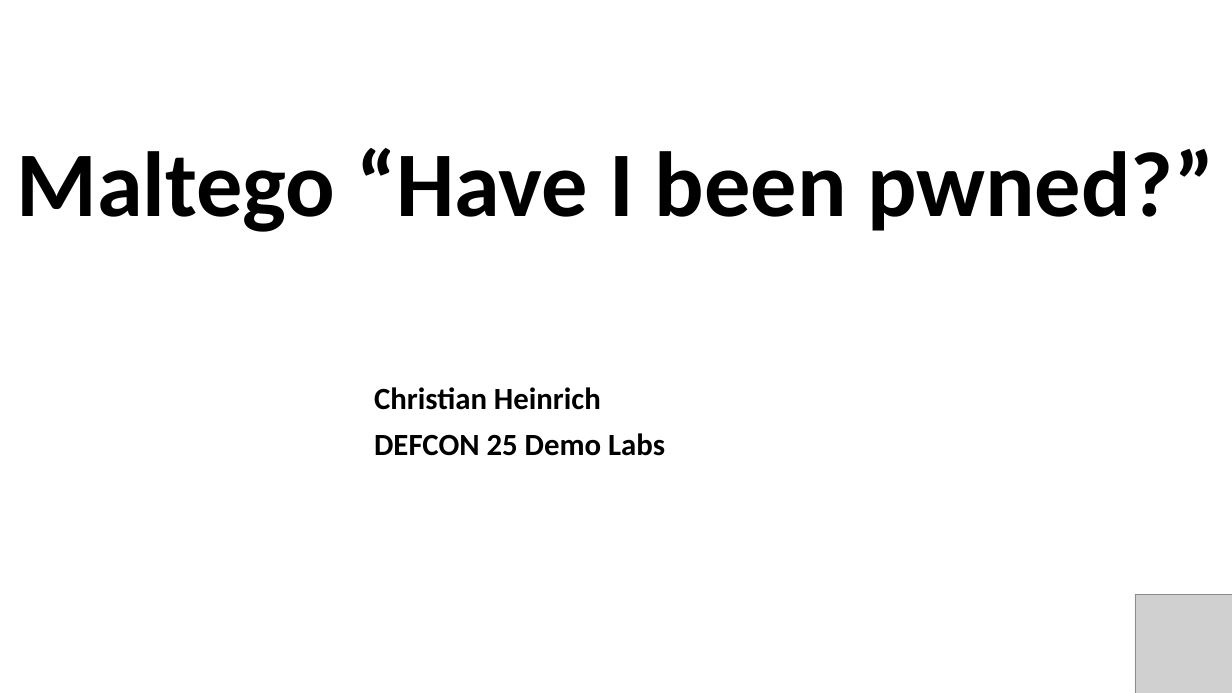
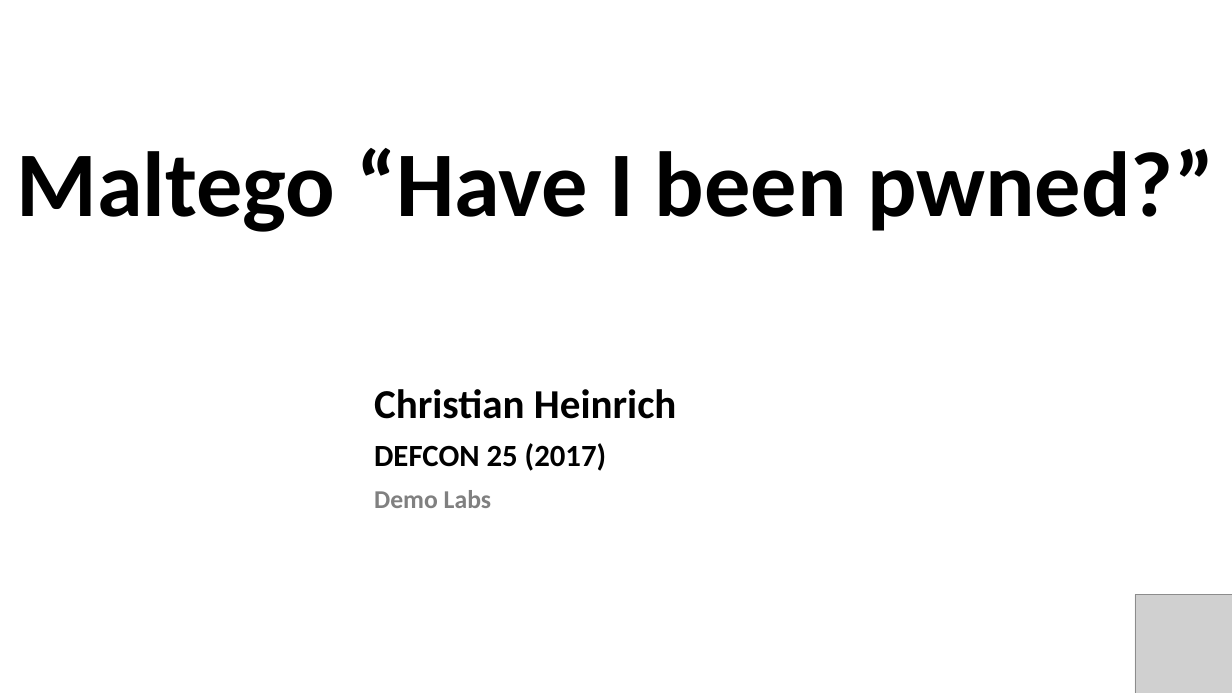
Before and after one commit to cmlh/Maltego-haveibeenpwned, a slide deck: slide 1 of Presentation/Maltego_haveibeenpwned-Presentation-Christian_Heinrich.pptx. Drawn at 1232x693 pixels with LibreOffice and Linux fonts; fonts in the diff are those of the drawing; grey boxes stand for pictures. Boxes give left, top, right and bottom in pixels: in the first picture for what was removed or moved away, otherwise in the second. Text is boxed around its words. In the diff, an @@ line names an element or a change of style, - is before the commit and + after.

```diff
--- a/Presentation/Maltego_haveibeenpwned-Presentation-Christian_Heinrich.pptx
+++ b/Presentation/Maltego_haveibeenpwned-Presentation-Christian_Heinrich.pptx
@@ subtitle at (x1=374, y1=389, x2=677, y2=419): size 24 to 32 pt in "Christian Heinrich" @@
@@ subtitle at (x1=374, y1=443, x2=607, y2=508): text changed @@
-DEFCON 25 Demo Labs
+DEFCON 25 (2017)
+Demo Labs
```
Also in this commit, not shown: 1 other slide changed.
